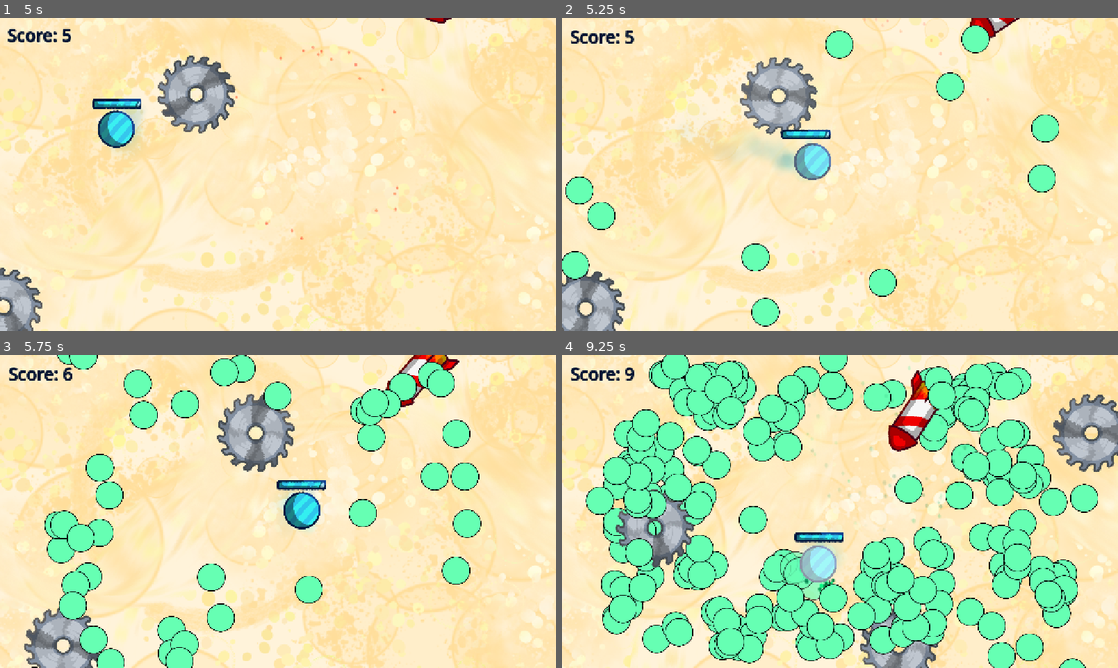
Above: before the commit, frames 1-4 (two rows, left to right).
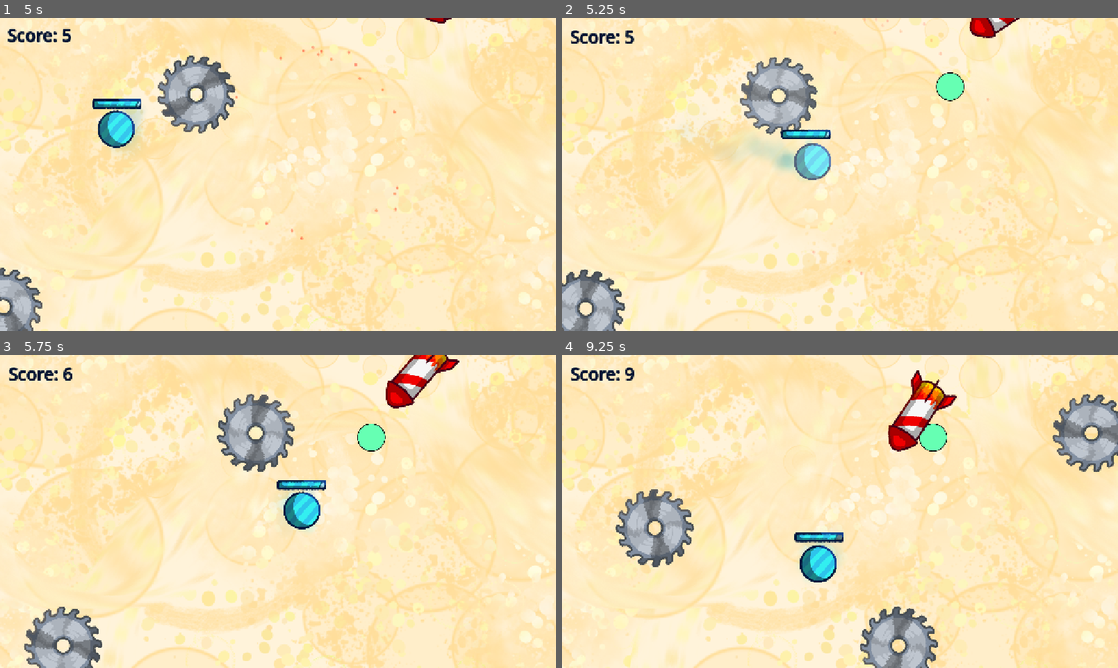
Above: after the commit, the same moments.

Repository: onebobtwobobredbobbluebob/dot-dodge-game
Game: Godot game, scene res://main/main.tscn
Two runs of this game, one before a commit and one after it. Both use one fixed random seed, a clock stepped at 60 frames per second and the inputs below.
Inputs (mouse positions are in pixels of both pictures, inside the frame that each line leads up to):
- Up to frame 1 (5 s): tap Enter at 0.5 s; move the mouse to (400, 158) at 0.52 s; hold Right 0.53-1.28 s; tap Alt at 0.6, 2.1, 3.6 s; click (400, 158) at 0.67 s; move the mouse to (166, 190) at 1.27 s; hold Down 1.28-2.03 s; tap Shift at 1.35, 2.85, 4.35 s; move the mouse to (333, 105) at 2.02 s; hold Right 2.03-2.78 s; move the mouse to (250, 237) at 2.77 s; hold Up 2.78-3.53 s; click (250, 237) at 2.92 s; move the mouse to (444, 221) at 3.52 s; hold Left from 3.53 s (still down); move the mouse to (111, 127) at 4.27 s
- Up to frame 2 (5.25 s): move the mouse to (867, 174) at 5.02 s; release Left at 5.03 s; hold Down from 5.03 s (still down); tap Alt at 5.1 s; click (867, 174) at 5.17 s
- Up to frame 3 (5.75 s): keep holding Down
- Up to frame 4 (9.25 s): move the mouse to (756, 433) at 5.77 s; release Down at 5.78 s; hold Right 5.78-6.53 s; tap Shift at 5.85, 7.35, 8.85 s; move the mouse to (962, 495) at 6.52 s; hold Up 6.53-7.28 s; tap Alt at 6.6, 8.1 s; move the mouse to (728, 527) at 7.27 s; hold Right 7.28-8.03 s; click (728, 527) at 7.42 s; move the mouse to (895, 442) at 8.02 s; hold Down 8.03-8.78 s; move the mouse to (812, 574) at 8.77 s; hold Left from 8.78 s (still down)

Frame 1 is identical in both runs. In frame 2, 3.6% of the frame differs, in the area x 0-90%, y 2-99%; in frame 3, 12%; in frame 4, 41%, in the area x 4-97%, y 0-100%.

Commit message:
experimented with camera shake

Diff:
--- a/enemies/heal.gd
+++ b/enemies/heal.gd
@@ -42,7 +42,7 @@
 
 		if get_overlapping_bodies().has(GameState.player):
 			#print("nji4hufbwejh4e")
-			GameState.player.get_hit(-10, 0.7)
+			GameState.player.get_hit(-20, 3)
 			delete()
 			#GameState.camera.shake += 3
 			#damage_cooldown = 0.1
@@ -64,6 +64,6 @@
 	var explosion = EXPLOSION.instantiate()
 	explosion.position = position
 	explosion.position += transform.x * 30
-	#GameState.camera.shake += 30
+	GameState.camera.shake += 2
 	#GameState.camera.zoom = Vector2(0.9, 0.9)
 	add_sibling(explosion)
--- a/world/world.gd
+++ b/world/world.gd
@@ -21,8 +21,8 @@
 	if timer2 > goal2:
 		var heal = HEAL.instantiate()
 		$Enemies.add_child(heal)
-		#goal2 = randf_range(10, 40)
-		#timer2 = 0
+		goal2 = randf_range(10, 20)
+		timer2 = 0
 
 	timer += delta
 	timer2 += delta
